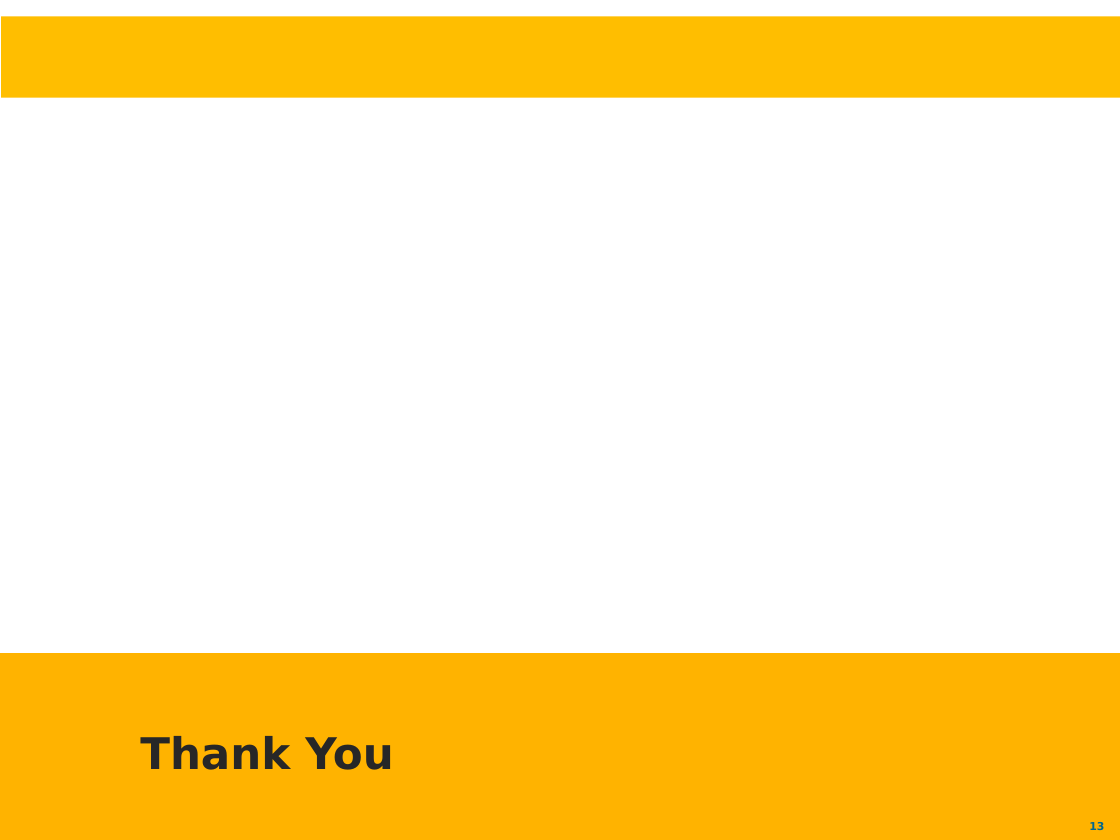
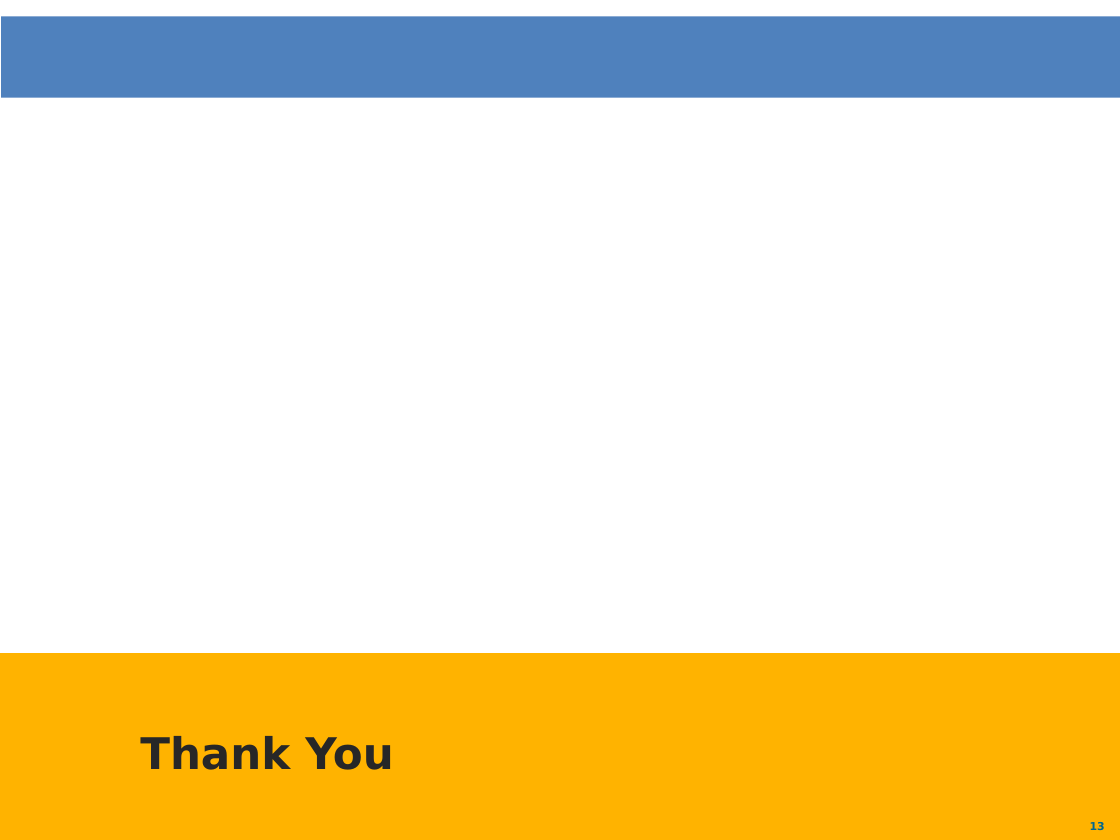
Before and after one commit to yaaminu/yennkasa-android, a slide deck: slide 13 of app-challenge presentation.pptx. Drawn at 1120x840 pixels with LibreOffice and Linux fonts; fonts in the diff are those of the drawing; background and template pictures are left out. Boxes give left, top, right and bottom in pixels: in the first picture for what was removed or moved away, otherwise in the second. Text is boxed around its words. In the diff, an @@ line names an element or a change of style, - is before the commit and + after.

```diff
--- a/app-challenge presentation.pptx
+++ b/app-challenge presentation.pptx
@@ rectangle at [1, 17, 1120, 99]: fill #FFBE00 to #4F81BD @@
```
Also in this commit, not shown: 12 other slides changed, 16 other files.
